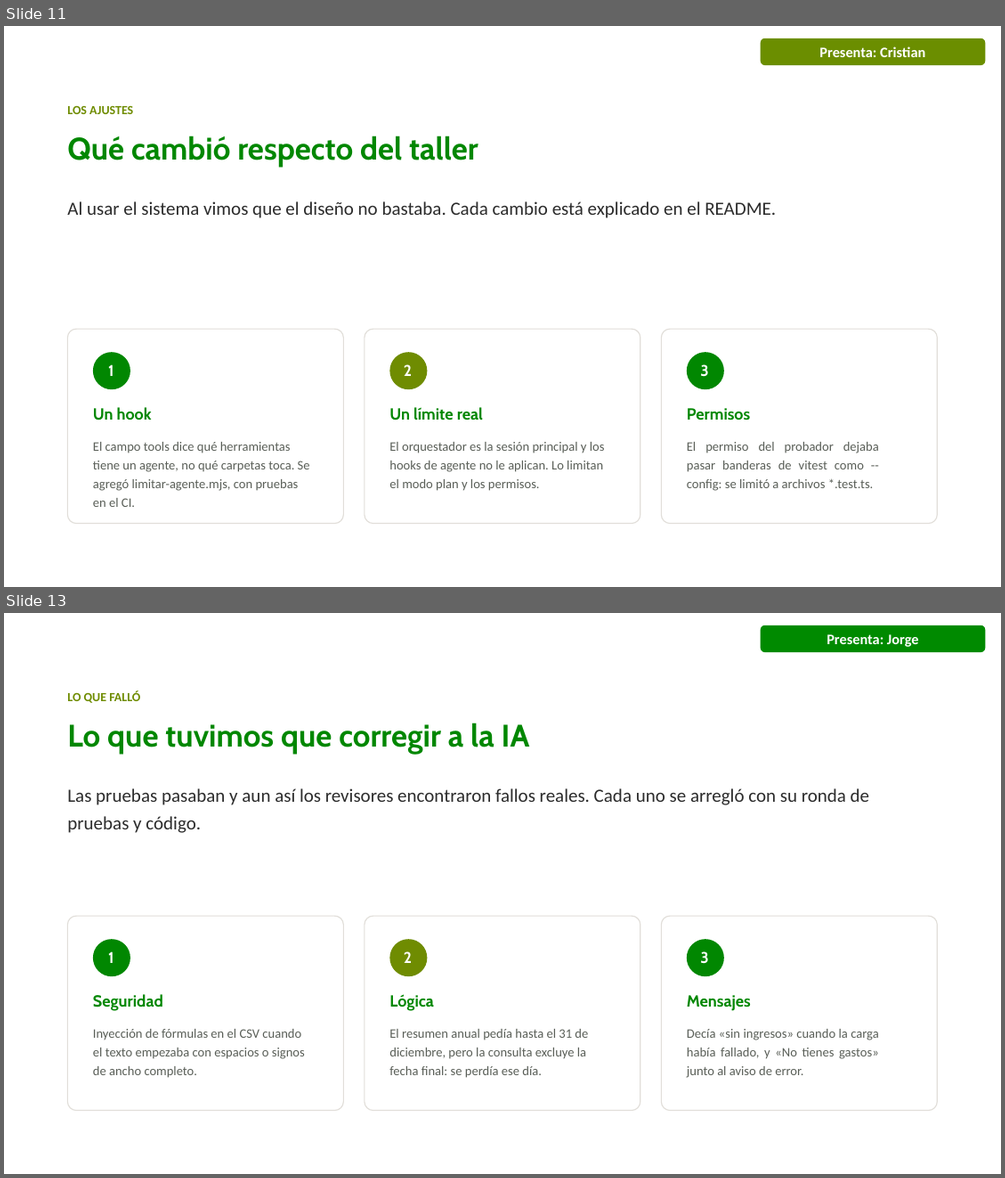
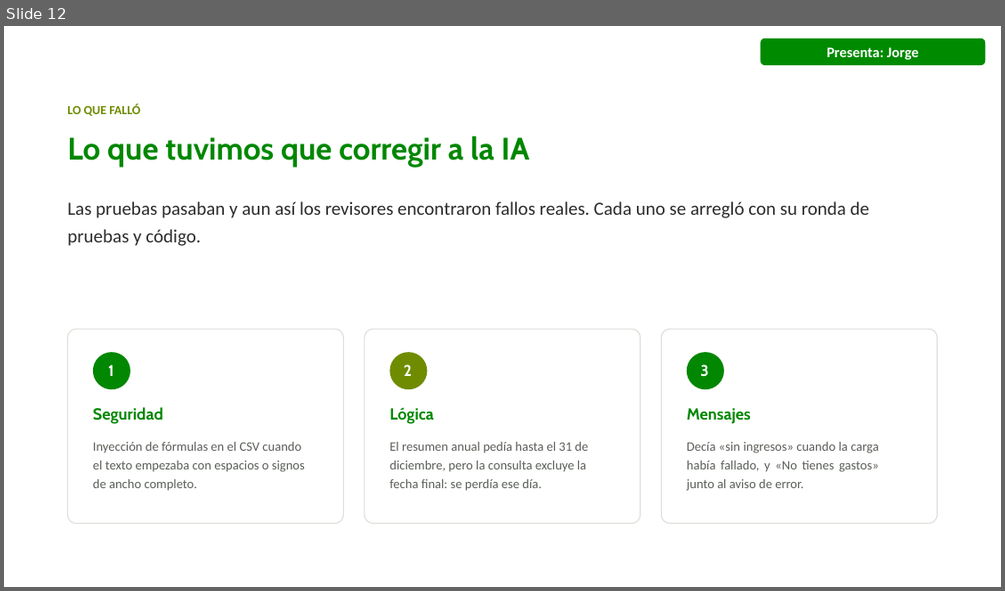
Before and after one commit to juandadevp/cuentasclaras, a slide deck: docs/Exposicion_Cuentas_Claras_con_responsables.pptx. Shown one above the other, each under a label of ours: slides 11 and 13 before the commit, slide 12 after it; the slides between them are not shown. The pictures are 1005x1178 and 1005x591 pixels, drawn with LibreOffice and Linux fonts; fonts in the diff are those of the drawing; background and template pictures are left out. Boxes give left, top, right and bottom in pixels: in the first picture for what was removed or moved away, otherwise in the second. Text is boxed around its words. In the diff, an @@ line names an element or a change of style, - is before the commit and + after.

```diff
--- a/docs/Exposicion_Cuentas_Claras_con_responsables.pptx
+++ b/docs/Exposicion_Cuentas_Claras_con_responsables.pptx
@@ slide 11 removed at (x1=4, y1=26, x2=1001, y2=587), background picture (left out) @@
@@ rounded rectangle removed at (x1=760, y1=38, x2=986, y2=65) @@
-Presenta: Cristian
@@ text removed at (x1=67, y1=106, x2=133, y2=114) @@
-LOS AJUSTES
@@ title removed at (x1=67, y1=135, x2=478, y2=168) @@
-Qué cambió respecto del taller
@@ text removed at (x1=67, y1=201, x2=776, y2=218) @@
-Al usar el sistema vimos que el diseño no bastaba. Cada cambio está explicado en el README.
@@ freeform shape removed at (x1=67, y1=329, x2=343, y2=524) @@
@@ freeform shape removed at (x1=364, y1=329, x2=640, y2=524) @@
@@ freeform shape removed at (x1=364, y1=329, x2=640, y2=524) @@
@@ freeform shape removed at (x1=662, y1=329, x2=938, y2=524) @@
@@ freeform shape removed at (x1=662, y1=329, x2=938, y2=524) @@
@@ freeform shape removed at (x1=93, y1=352, x2=130, y2=389) @@
@@ text removed at (x1=108, y1=364, x2=113, y2=376) @@
-1
@@ freeform shape removed at (x1=390, y1=352, x2=428, y2=389) @@
@@ text removed at (x1=404, y1=364, x2=412, y2=376) @@
-2
@@ freeform shape removed at (x1=687, y1=352, x2=724, y2=389) @@
@@ text removed at (x1=700, y1=364, x2=708, y2=377) @@
-3
@@ text removed at (x1=93, y1=407, x2=152, y2=420) @@
-Un hook
@@ text removed at (x1=389, y1=407, x2=483, y2=420) @@
-Un límite real
@@ text removed at (x1=687, y1=408, x2=750, y2=419) @@
-Permisos
@@ text removed at (x1=93, y1=442, x2=310, y2=507) @@
-El campo tools dice qué herramientas tiene un agente, no qué carpetas toca. Se agregó limitar-agente.mjs, con pruebas en el CI.
@@ text removed at (x1=389, y1=442, x2=605, y2=491) @@
-El orquestador es la sesión principal y los hooks de agente no le aplican. Lo limitan el modo plan y los permisos.
@@ text removed at (x1=687, y1=442, x2=879, y2=491) @@
-El permiso del probador dejaba pasar banderas de vitest como --config: se limitó a archivos *.test.ts.
@@ what was slide 13 is now slide 12 @@
```
Also in this commit, not shown: 13 slides changed, 1 other file.
